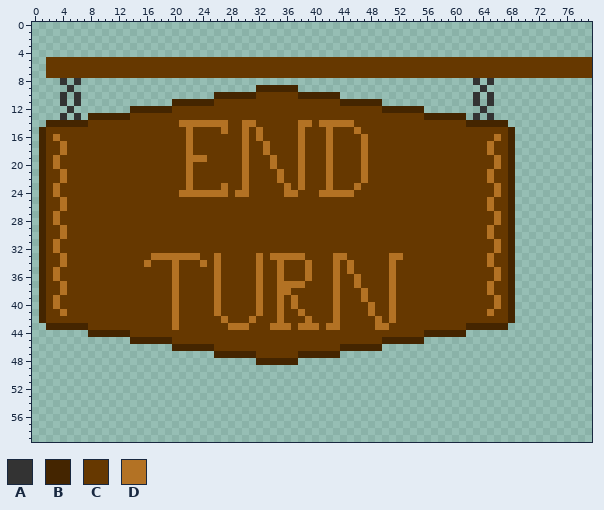
Sprite sheet: Assets/UI/Buttons/EndTurn.png. That is the earlier state.
The file is 80x60 pixels.
Palette (. is transparent): A #333333  B #442500  C #663800  D #b37224
Pixels before (only the part around the change), first column x 13:
 4 ....................................................
 5 CCCCCCCCCCCCCCCCCCCCCCCCCCCCCCCCCCCCCCCCCCCCCCCCCCCC
 6 CCCCCCCCCCCCCCCCCCCCCCCCCCCCCCCCCCCCCCCCCCCCCCCCCCCC
 7 CCCCCCCCCCCCCCCCCCCCCCCCCCCCCCCCCCCCCCCCCCCCCCCCCCCC
 8 ..................................................A.
 9 ...................BBBBBB..........................A
10 .............BBBBBBCCCCCCBBBBBB...................A.
11 .......BBBBBBCCCCCCCCCCCCCCCCCCBBBBBB.............A.
12 .BBBBBBCCCCCCCCCCCCCCCCCCCCCCCCCCCCCCBBBBBB........A
13 BCCCCCCCCCCCCCCCCCCCCCCCCCCCCCCCCCCCCCCCCCCBBBBBB.A.
14 CCCCCCCCDDDDDDDCCDDCCCCCCDDCDDDDDCCCCCCCCCCCCCCCCBBB
15 CCCCCCCCCDCCCCDCCDCDCCCCCDCCCDCCCDCCCCCCCCCCCCCCCCCC
16 CCCCCCCCCDCCCCCCCDCDCCCCCDCCCDCCCCDCCCCCCCCCCCCCCCCC
17 CCCCCCCCCDCCCCCCCDCCDCCCCDCCCDCCCCDCCCCCCCCCCCCCCCCC
18 CCCCCCCCCDCCCCCCCDCCDCCCCDCCCDCCCCDCCCCCCCCCCCCCCCCC
19 CCCCCCCCCDDDCCCCCDCCCDCCCDCCCDCCCCDCCCCCCCCCCCCCCCCC
20 CCCCCCCCCDCCCCCCCDCCCDCCCDCCCDCCCCDCCCCCCCCCCCCCCCCC
21 CCCCCCCCCDCCCCCCCDCCCCDCCDCCCDCCCCDCCCCCCCCCCCCCCCCC
22 CCCCCCCCCDCCCCCCCDCCCCDCCDCCCDCCCCDCCCCCCCCCCCCCCCCC
23 CCCCCCCCCDCCCCDCCDCCCCCDCDCCCDCCCDCCCCCCCCCCCCCCCCCC
24 CCCCCCCCDDDDDDDCDDCCCCCDDCCCDDDDDCCCCCCCCCCCCCCCCCCC
25 CCCCCCCCCCCCCCCCCCCCCCCCCCCCCCCCCCCCCCCCCCCCCCCCCCCC
26 CCCCCCCCCCCCCCCCCCCCCCCCCCCCCCCCCCCCCCCCCCCCCCCCCCCC
27 CCCCCCCCCCCCCCCCCCCCCCCCCCCCCCCCCCCCCCCCCCCCCCCCCCCC
28 CCCCCCCCCCCCCCCCCCCCCCCCCCCCCCCCCCCCCCCCCCCCCCCCCCCC
29 CCCCCCCCCCCCCCCCCCCCCCCCCCCCCCCCCCCCCCCCCCCCCCCCCCCC
30 CCCCCCCCCCCCCCCCCCCCCCCCCCCCCCCCCCCCCCCCCCCCCCCCCCCC
31 CCCCCCCCCCCCCCCCCCCCCCCCCCCCCCCCCCCCCCCCCCCCCCCCCCCC
32 CCCCCCCCCCCCCCCCCCCCCCCCCCCCCCCCCCCCCCCCCCCCCCCCCCCC
33 CCCCDDDDDDDCCDCCCCCDCDDDDDCCCCDDCCCCCCDDCCCCCCCCCCCC
34 CCCDCCCDCCCDCDCCCCCDCCDCCCDCCCDCDCCCCCDCCCCCCCCCCCCC
35 CCCCCCCDCCCCCDCCCCCDCCDCCCDCCCDCDCCCCCDCCCCCCCCCCCCC
36 CCCCCCCDCCCCCDCCCCCDCCDCCCDCCCDCCDCCCCDCCCCCCCCCCCCC
37 CCCCCCCDCCCCCDCCCCCDCCDDDDCCCCDCCDCCCCDCCCCCCCCCCCCC
38 CCCCCCCDCCCCCDCCCCCDCCDDCCCCCCDCCCDCCCDCCCCCCCCCCCCC
39 CCCCCCCDCCCCCDCCCCCDCCDCDCCCCCDCCCDCCCDCCCCCCCCCCCCC
40 CCCCCCCDCCCCCDCCCCCDCCDCDCCCCCDCCCCDCCDCCCCCCCCCCCCC
41 CCCCCCCDCCCCCDCCCCCDCCDCCDCCCCDCCCCDCCDCCCCCCCCCCCCC
42 CCCCCCCDCCCCCCDCCCDCCCDCCCDCCCDCCCCCDCDCCCCCCCCCCCCC
43 CCCCCCCDCCCCCCCDDDCCCDDDCDDDCDDCCCCCDDCCCCCCCCCCCBBB
44 BCCCCCCCCCCCCCCCCCCCCCCCCCCCCCCCCCCCCCCCCCCBBBBBB...
45 .BBBBBBCCCCCCCCCCCCCCCCCCCCCCCCCCCCCCBBBBBB.........
46 .......BBBBBBCCCCCCCCCCCCCCCCCCBBBBBB...............
47 .............BBBBBBCCCCCCBBBBBB.....................
48 ...................BBBBBB...........................
49 ....................................................
50 ....................................................
51 ....................................................
52 ....................................................
53 ....................................................
54 ....................................................
55 ....................................................
After:
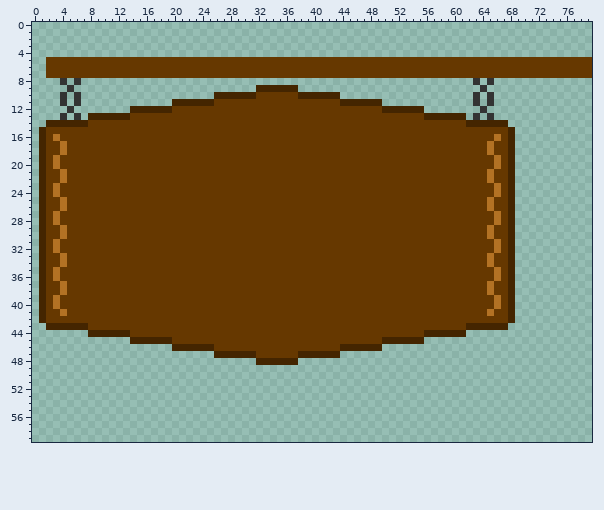
Changes in this commit:
y 14: x 21..27 DDDDDDD -> CCCCCCC; x 30..31 DD -> CC; x 38..39 DD -> CC; x 41..45 DDDDD -> CCCCC
y 15: x 22 D -> C; x 27 D -> C; x 30 D -> C; x 32 D -> C; x 38 D -> C; x 42 D -> C; x 46 D -> C
y 16: x 22 D -> C; x 30 D -> C; x 32 D -> C; x 38 D -> C; x 42 D -> C; x 47 D -> C
y 17..18: x 22 D -> C; x 30 D -> C; x 33 D -> C; x 38 D -> C; x 42 D -> C; x 47 D -> C
y 19: x 22..24 DDD -> CCC; x 30 D -> C; x 34 D -> C; x 38 D -> C; x 42 D -> C; x 47 D -> C
y 20: x 22 D -> C; x 30 D -> C; x 34 D -> C; x 38 D -> C; x 42 D -> C; x 47 D -> C
y 21..22: x 22 D -> C; x 30 D -> C; x 35 D -> C; x 38 D -> C; x 42 D -> C; x 47 D -> C
y 23: x 22 D -> C; x 27 D -> C; x 30 D -> C; x 36 D -> C; x 38 D -> C; x 42 D -> C; x 46 D -> C
y 24: x 21..27 DDDDDDD -> CCCCCCC; x 29..30 DD -> CC; x 36..37 DD -> CC; x 41..45 DDDDD -> CCCCC
y 33: x 17..23 DDDDDDD -> CCCCCCC; x 26 D -> C; x 32 D -> C; x 34..38 DDDDD -> CCCCC; x 43..44 DD -> CC; x 51..52 DD -> CC
y 34: x 16 D -> C; x 20 D -> C; x 24 D -> C; x 26 D -> C; x 32 D -> C; x 35 D -> C; x 39 D -> C; x 43 D -> C; x 45 D -> C; x 51 D -> C
y 35: x 20 D -> C; x 26 D -> C; x 32 D -> C; x 35 D -> C; x 39 D -> C; x 43 D -> C; x 45 D -> C; x 51 D -> C
y 36: x 20 D -> C; x 26 D -> C; x 32 D -> C; x 35 D -> C; x 39 D -> C; x 43 D -> C; x 46 D -> C; x 51 D -> C
y 37: x 20 D -> C; x 26 D -> C; x 32 D -> C; x 35..38 DDDD -> CCCC; x 43 D -> C; x 46 D -> C; x 51 D -> C
y 38: x 20 D -> C; x 26 D -> C; x 32 D -> C; x 35..36 DD -> CC; x 43 D -> C; x 47 D -> C; x 51 D -> C
y 39: x 20 D -> C; x 26 D -> C; x 32 D -> C; x 35 D -> C; x 37 D -> C; x 43 D -> C; x 47 D -> C; x 51 D -> C
y 40: x 20 D -> C; x 26 D -> C; x 32 D -> C; x 35 D -> C; x 37 D -> C; x 43 D -> C; x 48 D -> C; x 51 D -> C
y 41: x 20 D -> C; x 26 D -> C; x 32 D -> C; x 35 D -> C; x 38 D -> C; x 43 D -> C; x 48 D -> C; x 51 D -> C
y 42: x 20 D -> C; x 27 D -> C; x 31 D -> C; x 35 D -> C; x 39 D -> C; x 43 D -> C; x 49 D -> C; x 51 D -> C
y 43: x 20 D -> C; x 28..30 DDD -> CCC; x 34..36 DDD -> CCC; x 38..40 DDD -> CCC; x 42..43 DD -> CC; x 49..50 DD -> CC
Where, in picture pixels (left, top, right, bottom), the same in both pictures:
changed: (179, 120, 368, 197)
changed: (144, 253, 403, 330)
